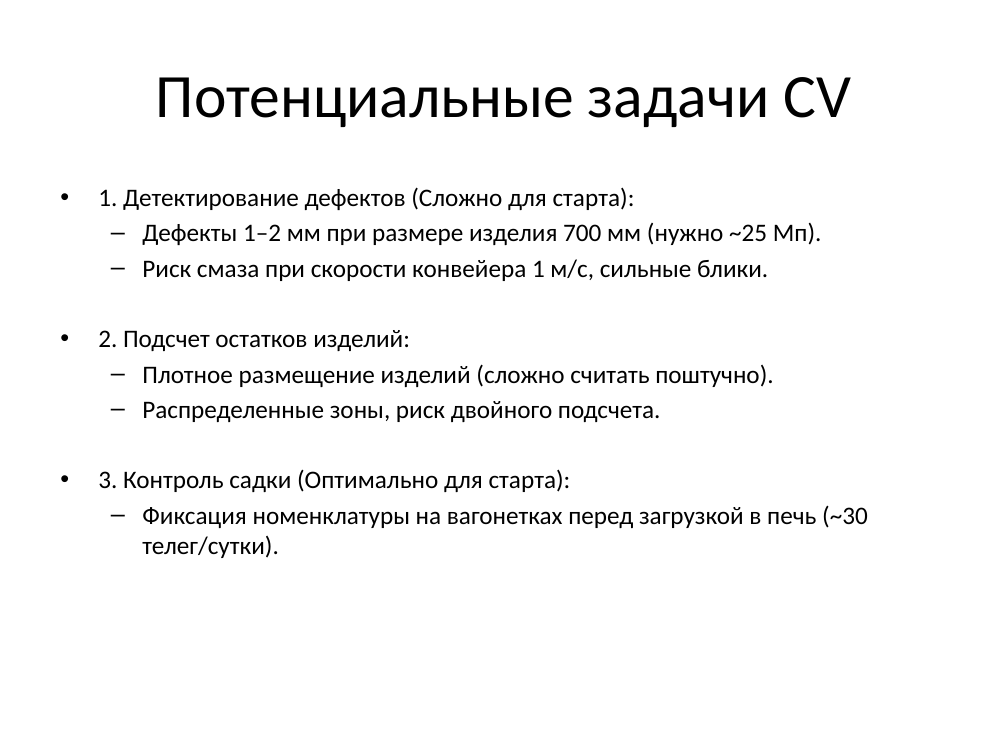
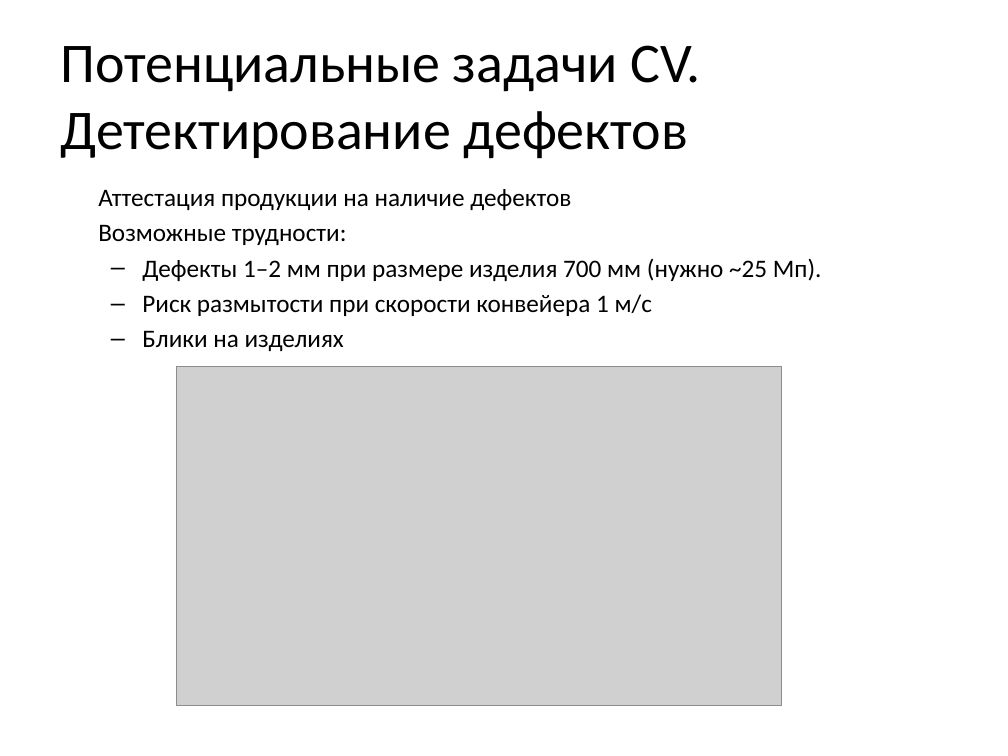
Before and after one commit to EduardKiselev/diploma, a slide deck: slide 4 of diploma_checkpoint1.pptx. Drawn at 1008x756 pixels with LibreOffice and Linux fonts; fonts in the diff are those of the drawing; grey boxes stand for pictures. Boxes give left, top, right and bottom in pixels: in the first picture for what was removed or moved away, otherwise in the second. Text is boxed around its words. In the diff, an @@ line names an element or a change of style, - is before the commit and + after.

```diff
--- a/diploma_checkpoint1.pptx
+++ b/diploma_checkpoint1.pptx
@@ title at bbox=[60, 45, 701, 159]: text changed; size 44 to 40 pt @@
-Потенциальные задачи CV
+Потенциальные задачи CV. Детектирование дефектов
@@ text at bbox=[98, 189, 571, 245]: text changed @@
-• 1. Детектирование дефектов (Сложно для старта):
+Аттестация продукции на наличие дефектов
+Возможные трудности:
@@ text at bbox=[142, 294, 652, 351]: text changed @@
-  – Риск смаза при скорости конвейера 1 м/с, сильные блики.
-• 2. Подсчет остатков изделий:
-  – Плотное размещение изделий (сложно считать поштучно).
-  – Распределенные зоны, риск двойного подсчета.
-• 3. Контроль садки (Оптимально для старта):
-  – Фиксация номенклатуры на вагонетках перед загрузкой в печь (~30 телег/сутки).
+  – Риск размытости при скорости конвейера 1 м/с
+  – Блики на изделиях
@@ picture added at bbox=[176, 367, 781, 706] @@
```
Also in this commit, not shown: 4 other slides changed, 2 slides added, 2 slides removed, 18 other files.
